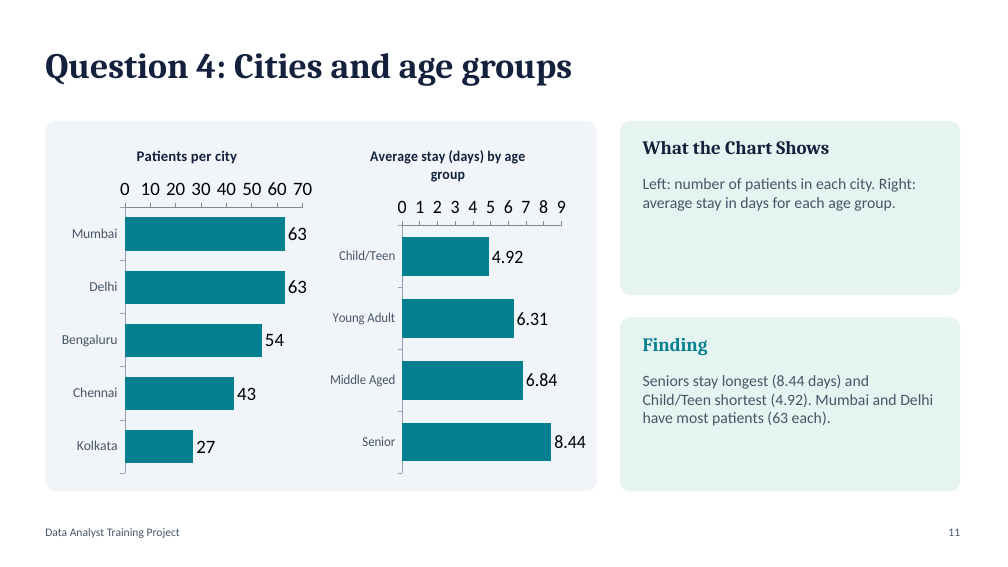
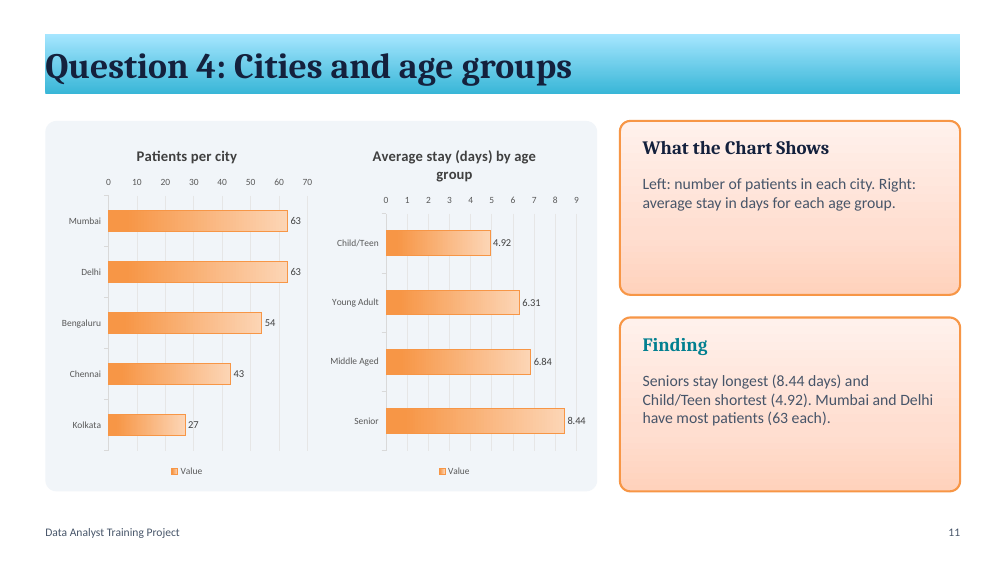
Before and after one commit to sakshiship-it/DATA-ANALYTICS-PROJECT, a slide deck: slide 11 of documents/Healthcare_Project_Presentation.pptx. Drawn at 1008x567 pixels with LibreOffice and Linux fonts; fonts in the diff are those of the drawing. Boxes give left, top, right and bottom in pixels: in the first picture for what was removed or moved away, otherwise in the second. Text is boxed around its words. In the diff, an @@ line names an element or a change of style, - is before the commit and + after.

```diff
--- a/documents/Healthcare_Project_Presentation.pptx
+++ b/documents/Healthcare_Project_Presentation.pptx
@@ rectangle "Question 4: Cities and age ...": place and size @@
-rectangle "Question 4: Cities and age ..." at bbox=[45, 53, 573, 86]
+rectangle "Question 4: Cities and age ..." at bbox=[45, 34, 960, 95]
@@ rectangle "Question 4: Cities and age ..." at bbox=[45, 34, 960, 95]: fill none to gradient #39B7D8 to #A7E6FF @@
@@ bar chart at bbox=[57, 132, 318, 480] @@
-Series 1: 63, 63, 54, 43, 27
+Value: 63, 63, 54, 43, 27
@@ colour of Value #028090 to gradient #FCD5B5 to #F79646 @@
@@ data labels of Value changed @@
@@ legend changed @@
@@ category axis changed @@
@@ value axis changed @@
@@ bar spacing changed @@
@@ lettering changed @@
@@ bar chart at bbox=[325, 132, 586, 480] @@
-Series 1: 4.92, 6.31, 6.84, 8.44
+Value: 4.92, 6.31, 6.84, 8.44
@@ colour of Value #028090 to gradient #FCD5B5 to #F79646 @@
@@ data labels of Value changed @@
@@ legend changed @@
@@ category axis changed @@
@@ value axis changed @@
@@ bar spacing changed @@
@@ lettering changed @@
@@ rounded rectangle at bbox=[620, 121, 960, 295]: fill #E6F4F1 to gradient #FFD2BD to #FFDED0 to #FFF2ED; outline none to #F79646 2 pt @@
@@ rounded rectangle at bbox=[620, 318, 960, 492]: fill #E6F4F1 to gradient #FFD2BD to #FFDED0 to #FFF2ED; outline none to #F79646 2 pt @@
```
Also in this commit, not shown: 14 other slides changed, 1 other file.
